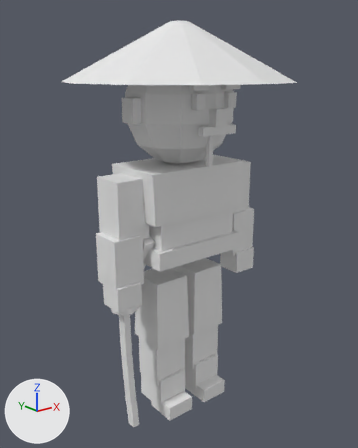
The glTF model sample_project/assets/3d/units/japanese/samurai_a1.glb: old version first, new version second.
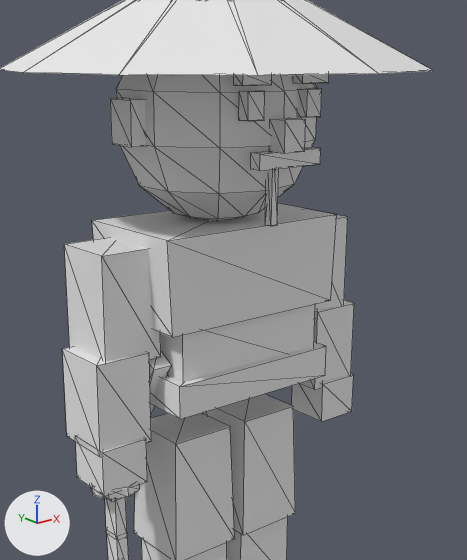
Each version appears first whole from a camera (50 mm lens) standing at (-1.392, -1.737, 1.613) and looking at (0.001, 0.005, 0.916), and next in a close-up on the part from 17% to 88% of the width and 10% to 78% of the height. The lights are fixed; the arrows at lower left show +X, +Y and +Z. The older version's two pictures come first. The close-ups show mesh edges as thin lines. Vertices at exactly the same position are counted once.

Objects in the first close-up: 'Body'.
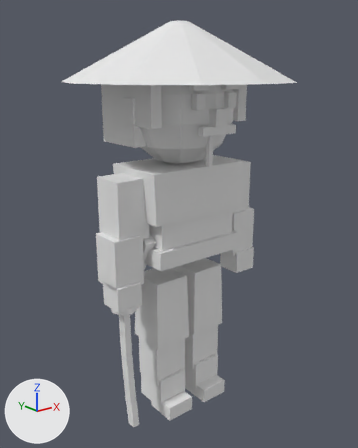
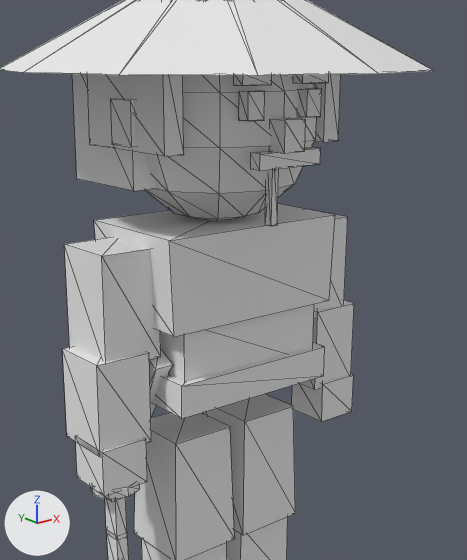
The newer file is also rescaled (x0.96) as a whole; pictures and numbers use the older file's frame.

What differs and where, as boxes [x1, y1, x2, y2] in the close-ups (467 x 560 px):
```json
{"part": 1, "of": "me_body", "change": "added", "after": [72, 74, 157, 191]}
{"part": 2, "of": "me_body", "change": "added", "after": [315, 74, 341, 142]}
{"part": 3, "of": "me_body", "change": "added", "after": [87, 74, 184, 156]}
```

Scene script edits in JSON lines:
```json
{"block": "me_body", "where": "# used by ob_body; location = (0.0, 0.0, 0.0)"}
{"op": "remove", "block": "me_body", "code": "me_body.from_pydata(...)  # 366 vertices, 588 faces; spans x -0.5..0.5, y -0.5..0.5, z 0.0..1.8"}
{"op": "add", "block": "me_body", "code": "me_body.from_pydata(...)  # 406 vertices, 648 faces; spans x -0.5..0.5, y -0.5..0.5, z 0.0..1.8"}
{"block": "me_body", "change": "me_body part 1: a new loose piece, a box spanning x -0.25..0.25, y -0.02..0.24, z 1.3..1.6, in mat_pe_unitpalette (white #e7e7e7)"}
{"block": "me_body", "change": "me_body part 2: a new loose piece, a box spanning x 0.21..0.26, y -0.15..0.15, z 1.39..1.61, in mat_pe_unitpalette (white #e7e7e7)"}
{"block": "me_body", "change": "me_body part 3: a new loose piece, a box spanning x -0.26..-0.21, y -0.15..0.15, z 1.39..1.61, in mat_pe_unitpalette (white #e7e7e7)"}
{"block": "me_body", "change": "other edits to the shape of me_body do not show in these pictures"}
```
